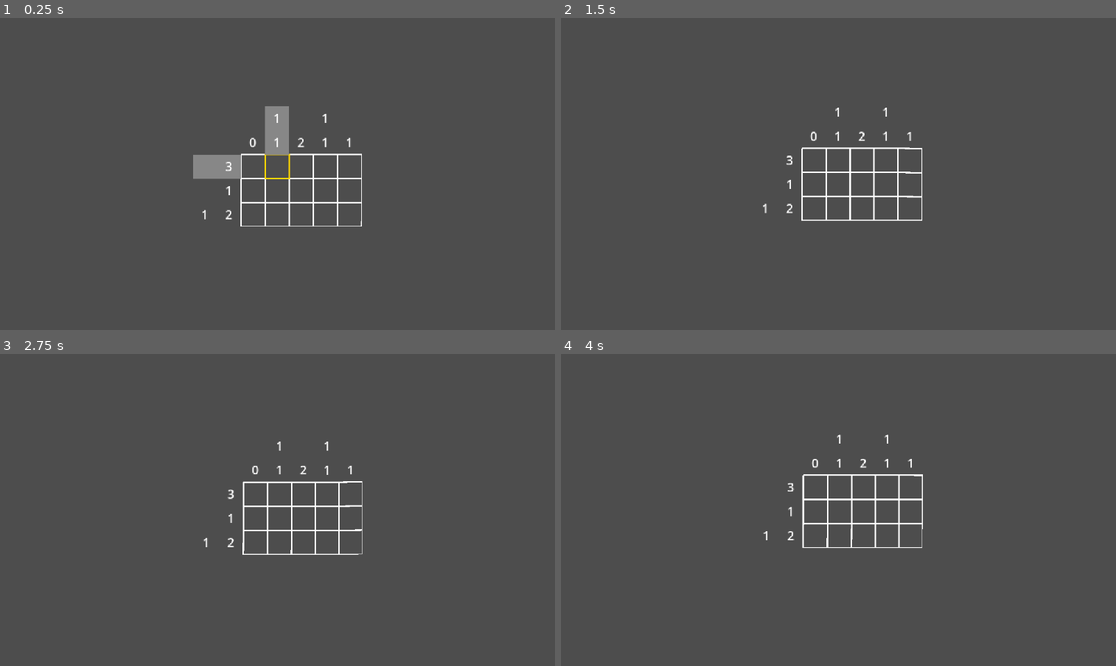
Above: before the commit, frames 1-4 (two rows, left to right).
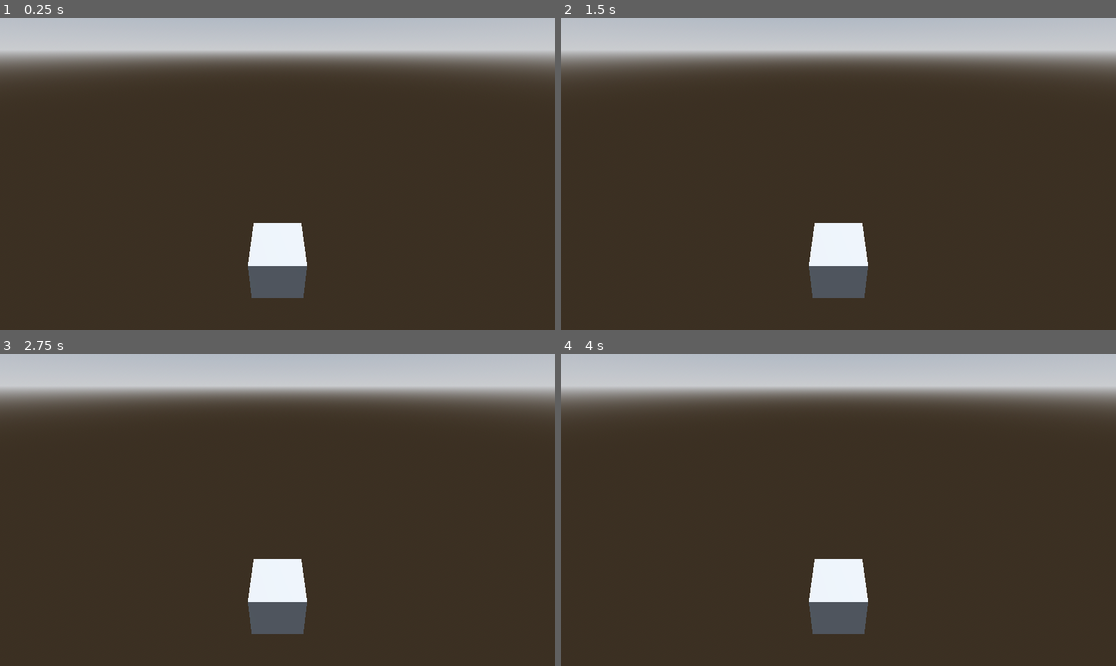
Above: after the commit, the same moments.

Repository: kennethbchen/Medical-Malpicross-Game
Game: Godot game, scene res://scenes/game3d.tscn
Two runs of this game, one before a commit and one after it. Both use one fixed random seed, a clock stepped at 60 frames per second and the inputs below. Before the commit the project starts from res://scenes/game.tscn.
Inputs (mouse positions are in pixels of both pictures, inside the frame that each line leads up to):
- Up to frame 1 (0.25 s): no input
- Up to frame 2 (1.5 s): tap Enter at 0.5 s; move the mouse to (960, 158) at 0.52 s; press the mouse at (960, 158) at 0.53 s; right-click (960, 158) at 0.8 s; move the mouse to (727, 189) at 1.27 s; release the mouse at (727, 189) at 1.28 s; right-click (727, 189) at 1.35 s
- Up to frame 3 (2.75 s): click (166, 525) at 1.55 s; move the mouse to (333, 441) at 2.02 s; press the mouse at (333, 441) at 2.03 s; right-click (333, 441) at 2.3 s
- Up to frame 4 (4 s): move the mouse to (810, 572) at 2.77 s; release the mouse at (810, 572) at 2.78 s; right-click (810, 572) at 2.85 s; click (810, 572) at 3.05 s; move the mouse to (1005, 556) at 3.52 s; press the mouse at (1005, 556) at 3.53 s; right-click (1005, 556) at 3.8 s

The runs differ from the first frame. In frame 1, 96% of the frame differs, in the area x 0-100%, y 0-100%; in frame 2, 96%; in frame 3, 96%; in frame 4, 96%.

Commit message:
Started implementing puzzle in 3d

Diff:
--- a/project.godot
+++ b/project.godot
@@ -11,7 +11,7 @@
 [application]
 
 config/name="MedicalMalpicross"
-run/main_scene="uid://hwsx8i5h37ma"
+run/main_scene="uid://cphi0cg2safub"
 config/features=PackedStringArray("4.4")
 config/icon="res://icon.svg"
 
--- /dev/null
+++ b/scenes/game3d.tscn
@@ -0,0 +1,68 @@
+[gd_scene load_steps=9 format=3 uid="uid://cphi0cg2safub"]
+
+[ext_resource type="Script" uid="uid://1kiapugm7kgr" path="res://scripts/util/debug_commands.gd" id="1_b4stf"]
+[ext_resource type="Script" uid="uid://s36af8eoblro" path="res://scripts/puzzle_controller_3d.gd" id="1_yob6b"]
+[ext_resource type="Script" uid="uid://dra4lijujrmwu" path="res://scripts/puzzle_viewport.gd" id="2_f1g4q"]
+[ext_resource type="Script" uid="uid://dih8wwvotb5tk" path="res://scripts/puzzle_drawer.gd" id="3_b4stf"]
+[ext_resource type="Script" uid="uid://cdsemgxjyhjng" path="res://scripts/cursor.gd" id="4_ygxcr"]
+
+[sub_resource type="ProceduralSkyMaterial" id="ProceduralSkyMaterial_f1g4q"]
+sky_horizon_color = Color(0.662243, 0.671743, 0.686743, 1)
+ground_horizon_color = Color(0.662243, 0.671743, 0.686743, 1)
+
+[sub_resource type="Sky" id="Sky_b4stf"]
+sky_material = SubResource("ProceduralSkyMaterial_f1g4q")
+
+[sub_resource type="Environment" id="Environment_ygxcr"]
+background_mode = 2
+sky = SubResource("Sky_b4stf")
+tonemap_mode = 2
+glow_enabled = true
+
+[node name="Game3d" type="Node3D"]
+
+[node name="WorldEnvironment" type="WorldEnvironment" parent="."]
+environment = SubResource("Environment_ygxcr")
+
+[node name="DirectionalLight3D" type="DirectionalLight3D" parent="."]
+transform = Transform3D(-0.866023, -0.433016, 0.250001, 0, 0.499998, 0.866027, -0.500003, 0.749999, -0.43301, 0, 0, 0)
+shadow_enabled = true
+
+[node name="DebugCommands" type="Node" parent="."]
+script = ExtResource("1_b4stf")
+
+[node name="PuzzleController" type="Node3D" parent="."]
+script = ExtResource("1_yob6b")
+
+[node name="PuzzleViewport" type="SubViewport" parent="PuzzleController"]
+disable_3d = true
+handle_input_locally = false
+size = Vector2i(96, 101)
+script = ExtResource("2_f1g4q")
+
+[node name="PuzzleDrawer" type="Control" parent="PuzzleController/PuzzleViewport"]
+top_level = true
+layout_mode = 3
+anchors_preset = 0
+script = ExtResource("3_b4stf")
+
+[node name="Cursor" type="Control" parent="PuzzleController/PuzzleViewport"]
+top_level = true
+layout_mode = 3
+anchors_preset = 0
+offset_right = 40.0
+offset_bottom = 40.0
+script = ExtResource("4_ygxcr")
+hint_color = Color(0.529066, 0.529067, 0.529067, 1)
+
+[node name="PuzzleUIContainer" type="Control" parent="PuzzleController/PuzzleViewport"]
+layout_mode = 3
+anchors_preset = 0
+offset_right = 128.0
+offset_bottom = 96.0
+
+[node name="CSGBox3D" type="CSGBox3D" parent="."]
+transform = Transform3D(1, 0, 0, 0, 1, 0, 0, 0, 1, 0, -1.8914, 0)
+
+[node name="Camera3D" type="Camera3D" parent="."]
+transform = Transform3D(1, 0, 0, 0, 0.853596, 0.520935, 0, -0.520935, 0.853596, 2.38419e-07, 1.70681, 2.61278)
--- /dev/null
+++ b/scripts/puzzle_controller_3d.gd
@@ -0,0 +1,157 @@
+extends Node3D
+
+#@onready var flesh_sim: Node2D = $FleshSim
+
+#@onready var grid_mesh: GridMesh2D = $GridMesh2D
+
+@onready var puzzle_viewport: SubViewport = $PuzzleViewport
+
+
+var test_puzzles: Array[String] = [
+	"""0 1 1 1 0
+0 0 0 0 0
+0 1 0 1 1
+0 1 0 0 0
+0 1 1 1 0""",
+
+"""0 1 1 1 0
+0 0 1 0 0
+0 1 0 1 1""",
+
+"""0 1 1 1
+1 1 1 0
+0 1 0 1
+0 1 0 0
+0 1 1 1"""
+]
+
+var puzzle_string: String = ""
+
+var sim_point_rows: int
+var sim_point_columns: int
+
+var board_cell_rows: int
+var board_cell_columns: int
+
+var puzzle: Puzzle
+
+# 2D array (row, col) of quads in the input space
+var input_quads: Array
+
+var selected_cell: Vector2i
+
+func _ready() -> void:
+	puzzle_string = test_puzzles.pick_random()
+
+	puzzle = Puzzle.new(puzzle_string)
+
+	board_cell_rows = puzzle.board_size.x
+	board_cell_columns = puzzle.board_size.y
+
+	# n board cell columns / rows means that
+	# the point sim will have n + 3 columns / rows of points
+	# because the outer perimeter of cells is fixed to give the sim structure
+	# and don't wiggle around, so we don't count them as part of the board
+	sim_point_rows = board_cell_rows + 3
+	sim_point_columns = board_cell_columns + 3
+
+	#flesh_sim.init(puzzle, sim_point_columns, sim_point_rows, 50)
+
+	puzzle_viewport.init(puzzle)
+
+	# TODO
+	"""
+	# Create input_quads so that we can interpret mouse input
+	for row in puzzle.input_size.x:
+
+		var row_data: Array[PointMassQuad]
+		for col in puzzle.input_size.y:
+
+			# Convert board-space (row, col) to the position of the
+			# corresponding top left point in sim-space
+			# First, convert from input space to board space
+			# Then, convert from board space to sim space by addding (1,1)
+			var sim_coord: Vector2i = puzzle.input_to_board_coordinate(Vector2i(row, col)) + Vector2i(1, 1)
+
+			var new_quad: PointMassQuad = PointMassQuad.new(
+				flesh_sim.get_point(sim_coord.x, sim_coord.y),
+				flesh_sim.get_point(sim_coord.x + 1, sim_coord.y),
+				flesh_sim.get_point(sim_coord.x + 1, sim_coord.y + 1),
+				flesh_sim.get_point(sim_coord.x, sim_coord.y + 1)
+				)
+			row_data.append(new_quad)
+
+		input_quads.append(row_data)
+	"""
+
+func _unhandled_input(event: InputEvent) -> void:
+
+	if selected_cell != Vector2i(-1, -1):
+
+		if event.is_action_pressed("game_color"):
+			puzzle.toggle_input_colored(selected_cell.x, selected_cell.y)
+
+		if event.is_action_pressed("game_cross"):
+			puzzle.toggle_input_crossed(selected_cell.x, selected_cell.y)
+
+func _process(delta: float) -> void:
+	#grid_mesh.construct_from_points(get_board_points(), sim_point_rows - 2, sim_point_columns - 2)
+
+	# Check for input
+	selected_cell = _get_selected_cell()
+	puzzle_viewport.highlight_cell(selected_cell)
+
+
+
+func get_board_points() -> Array[Vector2]:
+
+	var output: Array[Vector2]
+
+	# TODO
+	"""
+	for row in range(1, sim_point_rows - 1):
+		for col in range(1, sim_point_columns - 1):
+			output.push_back(flesh_sim.get_point(row, col).position)
+	"""
+	return output
+
+
+func _get_selected_cell():
+	# TODO
+	"""
+
+	for row in input_quads.size():
+		for col in input_quads[row].size():
+			if input_quads[row][col].contains_point(get_global_mouse_position() - global_position):
+				return Vector2i(row, col)
+	"""
+	return Vector2i(-1, -1)
+
+class PointMassQuad:
+	extends RefCounted
+
+	var p1: PointMassSim.PointMass
+	var p2: PointMassSim.PointMass
+	var p3: PointMassSim.PointMass
+	var p4: PointMassSim.PointMass
+
+	func _init(p1: PointMassSim.PointMass, p2: PointMassSim.PointMass, p3: PointMassSim.PointMass, p4: PointMassSim.PointMass) -> void:
+		self.p1 = p1
+		self.p2 = p2
+		self.p3 = p3
+		self.p4 = p4
+
+	func contains_point(test_position: Vector2) -> bool:
+		# TODO
+		return _bounding_box_contains_point(test_position)
+
+	func _bounding_box_contains_point(test_position: Vector2) -> bool:
+
+		var x_vals: Array[float] = [p1.position.x, p2.position.x, p3.position.x, p4.position.x]
+		x_vals.sort()
+
+		var y_vals: Array[float] = [p1.position.y, p2.position.y, p3.position.y, p4.position.y]
+		y_vals.sort()
+
+		return test_position.x >= x_vals[0] and test_position.y >= y_vals[0] and \
+			test_position.x < x_vals[-1] and test_position.y < y_vals[-1]
Not shown, added: scripts/puzzle_controller_3d.gd.uid
